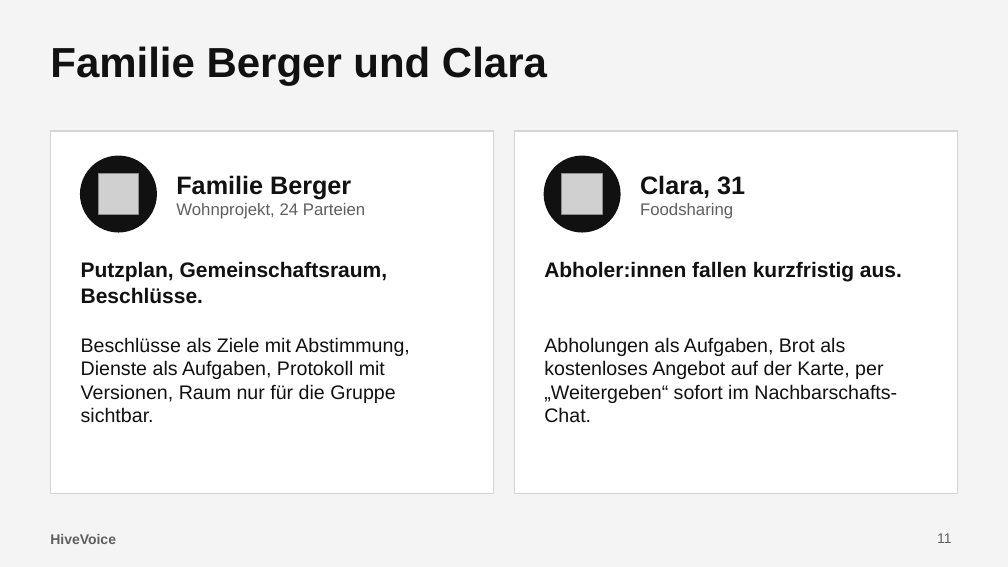
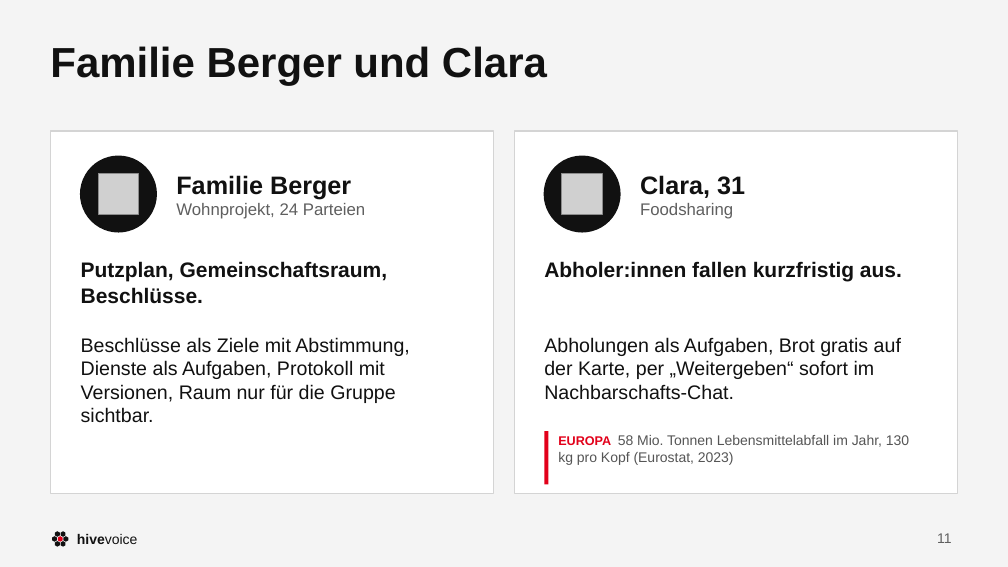
Before and after one commit to dafiiit/HiveVoice, a slide deck: slide 11 of docs/werbung/HiveVoice.pptx. Drawn at 1008x567 pixels with LibreOffice and Linux fonts; fonts in the diff are those of the drawing; grey boxes stand for pictures. Boxes give left, top, right and bottom in pixels: in the first picture for what was removed or moved away, otherwise in the second. Text is boxed around its words. In the diff, an @@ line names an element or a change of style, - is before the commit and + after.

```diff
--- a/docs/werbung/HiveVoice.pptx
+++ b/docs/werbung/HiveVoice.pptx
@@ text at (544,337,901,400): text changed @@
-Abholungen als Aufgaben, Brot als kostenloses Angebot auf der Karte, per „Weitergeben“ sofort im Nachbarschafts-Chat.
+Abholungen als Aufgaben, Brot gratis auf der Karte, per „Weitergeben“ sofort im Nachbarschafts-Chat.
@@ rectangle added at (544,431,548,485), fill #E2001A @@
@@ text added at (558,435,909,465), 10 pt, text #555555 @@
+EUROPA 58 Mio. Tonnen Lebensmittelabfall im Jahr, 130 kg pro Kopf (Eurostat, 2023)
@@ text removed at (50,534,116,544) @@
-HiveVoice
@@ freeform shape added at (52,536,57,542), fill #111111 @@
@@ freeform shape added at (55,531,60,537), fill #111111 @@
@@ freeform shape added at (57,536,62,542), fill #E2001A @@
@@ freeform shape added at (60,531,66,537), fill #111111 @@
@@ freeform shape added at (64,536,69,542), fill #111111 @@
@@ text added at (77,534,137,544), 10 pt, text #111111 @@
+hivevoice
@@ freeform shape added at (55,541,60,547), fill #111111 @@
@@ freeform shape added at (60,541,66,547), fill #111111 @@
```
Also in this commit, not shown: 12 other slides changed, 2 other files.
